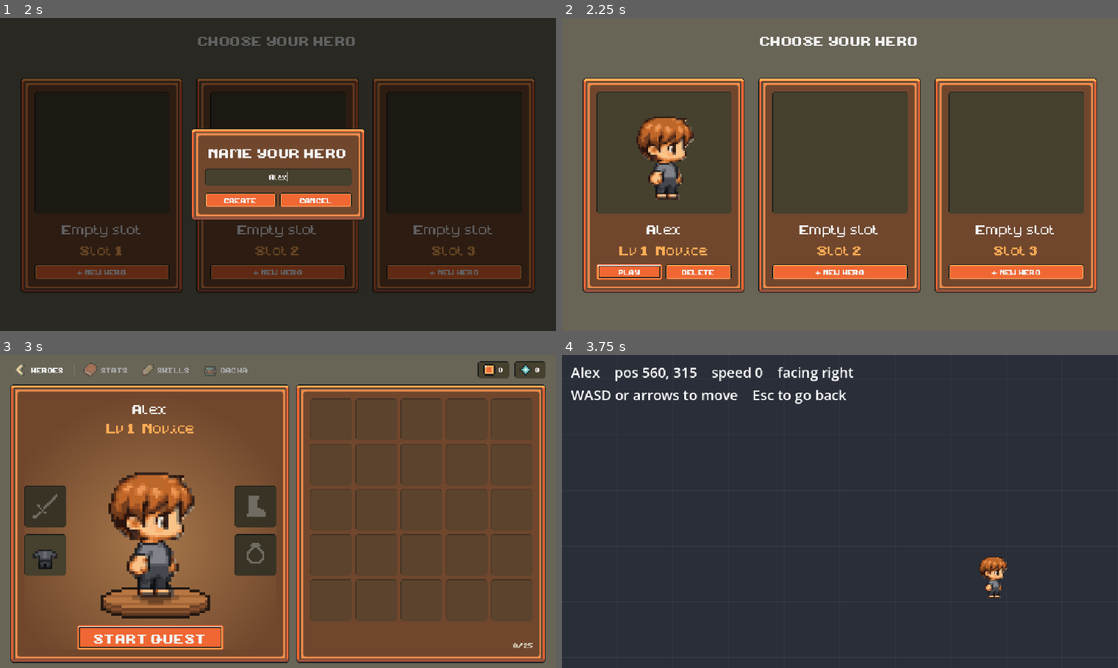
Above: before the commit, frames 1-4 (two rows, left to right).
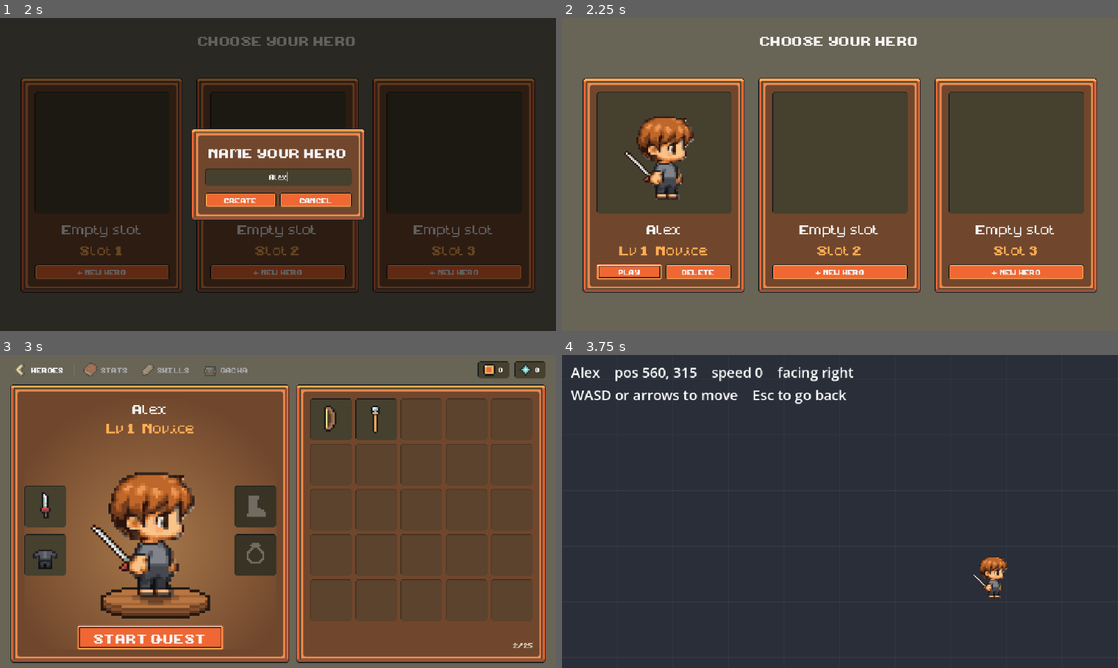
Above: after the commit, the same moments.

Repository: tthung1997/miniquest
Game: Godot game, scene res://scenes/main.tscn
Two runs of this game, one before a commit and one after it. Both use one fixed random seed, a clock stepped at 60 frames per second and the inputs below.
Inputs (mouse positions are in pixels of both pictures, inside the frame that each line leads up to):
- Up to frame 1 (2 s): click "+ NEW HERO" at 0.5 s; click (278, 177) at 1.27 s; type "Alex" at 1.35 s
- Up to frame 2 (2.25 s): click "CREATE" at 2 s
- Up to frame 3 (3 s): click "PLAY" at 2.75 s
- Up to frame 4 (3.75 s): click "START QUEST" at 3.5 s

Frame 1 is identical in both runs. In frame 2, 0.1% of the frame differs, in the area x 11-16%, y 42-53%; in frame 3, 0.7%, in the area x 5-94%, y 13-94%; in frame 4, less than 0.1%.

Commit message:
Add the Sword, Bow and Wand, held behind the hero
Every hero now starts with all three base weapons: the Sword held, the Bow and
Wand carried, so a player can find the one that suits their stats. Strength
comes purely from stat scaling (Sword STR, Bow DEX, Wand INT); no class is
favoured. The attack numbers are placeholders until enemies exist.

- WeaponData templates in resources/weapons/; WeaponItem saves only the id.
- HeroData opens the Weapon slot. Format 2 gives older heroes the starting set,
  and HeroSaves writes the upgraded hero back on load.
- PaperDoll gains a BehindBody layer, so the near fist covers the weapon grip.
- Icons are the pack's Sword2, upright Bow and a shortened MagicWand. The in-hand
  art is redrawn at hero density from the pack art at 2x, with LibreSprite
  sources beside the sheets.

Co-authored-by: Copilot App <223556219+Copilot@users.noreply.github.com>

Diff:
--- /dev/null
+++ b/resources/chibi/equipment/weapon/bow_frames.tres
@@ -0,0 +1,52 @@
+[gd_resource type="SpriteFrames" format=3]
+
+[ext_resource type="Texture2D" path="res://assets/sprites/chibi/equipment/weapon/bow_idle.png" id="1_e3exf"]
+[ext_resource type="Texture2D" path="res://assets/sprites/chibi/equipment/weapon/bow_walk.png" id="2_hojra"]
+
+[sub_resource type="AtlasTexture" id="AtlasTexture_yeaqw"]
+atlas = ExtResource("1_e3exf")
+region = Rect2(0, 0, 64, 64)
+
+[sub_resource type="AtlasTexture" id="AtlasTexture_qb7st"]
+atlas = ExtResource("2_hojra")
+region = Rect2(0, 0, 64, 64)
+
+[sub_resource type="AtlasTexture" id="AtlasTexture_0lhby"]
+atlas = ExtResource("2_hojra")
+region = Rect2(64, 0, 64, 64)
+
+[sub_resource type="AtlasTexture" id="AtlasTexture_260cp"]
+atlas = ExtResource("2_hojra")
+region = Rect2(128, 0, 64, 64)
+
+[sub_resource type="AtlasTexture" id="AtlasTexture_egu70"]
+atlas = ExtResource("2_hojra")
+region = Rect2(192, 0, 64, 64)
+
+[resource]
+animations = [{
+"frames": [{
+"duration": 1.0,
+"texture": SubResource("AtlasTexture_yeaqw")
+}],
+"loop": 1,
+"name": &"idle",
+"speed": 1.0
+}, {
+"frames": [{
+"duration": 1.0,
+"texture": SubResource("AtlasTexture_qb7st")
+}, {
+"duration": 1.0,
+"texture": SubResource("AtlasTexture_0lhby")
+}, {
+"duration": 1.0,
+"texture": SubResource("AtlasTexture_260cp")
+}, {
+"duration": 1.0,
+"texture": SubResource("AtlasTexture_egu70")
+}],
+"loop": 1,
+"name": &"walk",
+"speed": 8.0
+}]
--- /dev/null
+++ b/resources/chibi/equipment/weapon/sword_frames.tres
@@ -0,0 +1,52 @@
+[gd_resource type="SpriteFrames" format=3]
+
+[ext_resource type="Texture2D" path="res://assets/sprites/chibi/equipment/weapon/sword_idle.png" id="1_e14vj"]
+[ext_resource type="Texture2D" path="res://assets/sprites/chibi/equipment/weapon/sword_walk.png" id="2_pc555"]
+
+[sub_resource type="AtlasTexture" id="AtlasTexture_vf568"]
+atlas = ExtResource("1_e14vj")
+region = Rect2(0, 0, 64, 64)
+
+[sub_resource type="AtlasTexture" id="AtlasTexture_wutdq"]
+atlas = ExtResource("2_pc555")
+region = Rect2(0, 0, 64, 64)
+
+[sub_resource type="AtlasTexture" id="AtlasTexture_5ylft"]
+atlas = ExtResource("2_pc555")
+region = Rect2(64, 0, 64, 64)
+
+[sub_resource type="AtlasTexture" id="AtlasTexture_iudp8"]
+atlas = ExtResource("2_pc555")
+region = Rect2(128, 0, 64, 64)
+
+[sub_resource type="AtlasTexture" id="AtlasTexture_hss34"]
+atlas = ExtResource("2_pc555")
+region = Rect2(192, 0, 64, 64)
+
+[resource]
+animations = [{
+"frames": [{
+"duration": 1.0,
+"texture": SubResource("AtlasTexture_vf568")
+}],
+"loop": 1,
+"name": &"idle",
+"speed": 1.0
+}, {
+"frames": [{
+"duration": 1.0,
+"texture": SubResource("AtlasTexture_wutdq")
+}, {
+"duration": 1.0,
+"texture": SubResource("AtlasTexture_5ylft")
+}, {
+"duration": 1.0,
+"texture": SubResource("AtlasTexture_iudp8")
+}, {
+"duration": 1.0,
+"texture": SubResource("AtlasTexture_hss34")
+}],
+"loop": 1,
+"name": &"walk",
+"speed": 8.0
+}]
--- /dev/null
+++ b/resources/chibi/equipment/weapon/wand_frames.tres
@@ -0,0 +1,52 @@
+[gd_resource type="SpriteFrames" format=3]
+
+[ext_resource type="Texture2D" path="res://assets/sprites/chibi/equipment/weapon/wand_idle.png" id="1_cnpo0"]
+[ext_resource type="Texture2D" path="res://assets/sprites/chibi/equipment/weapon/wand_walk.png" id="2_lf58c"]
+
+[sub_resource type="AtlasTexture" id="AtlasTexture_km204"]
+atlas = ExtResource("1_cnpo0")
+region = Rect2(0, 0, 64, 64)
+
+[sub_resource type="AtlasTexture" id="AtlasTexture_ihp4k"]
+atlas = ExtResource("2_lf58c")
+region = Rect2(0, 0, 64, 64)
+
+[sub_resource type="AtlasTexture" id="AtlasTexture_8uyb0"]
+atlas = ExtResource("2_lf58c")
+region = Rect2(64, 0, 64, 64)
+
+[sub_resource type="AtlasTexture" id="AtlasTexture_n33h5"]
+atlas = ExtResource("2_lf58c")
+region = Rect2(128, 0, 64, 64)
+
+[sub_resource type="AtlasTexture" id="AtlasTexture_6fba7"]
+atlas = ExtResource("2_lf58c")
+region = Rect2(192, 0, 64, 64)
+
+[resource]
+animations = [{
+"frames": [{
+"duration": 1.0,
+"texture": SubResource("AtlasTexture_km204")
+}],
+"loop": 1,
+"name": &"idle",
+"speed": 1.0
+}, {
+"frames": [{
+"duration": 1.0,
+"texture": SubResource("AtlasTexture_ihp4k")
+}, {
+"duration": 1.0,
+"texture": SubResource("AtlasTexture_8uyb0")
+}, {
+"duration": 1.0,
+"texture": SubResource("AtlasTexture_n33h5")
+}, {
+"duration": 1.0,
+"texture": SubResource("AtlasTexture_6fba7")
+}],
+"loop": 1,
+"name": &"walk",
+"speed": 8.0
+}]
--- /dev/null
+++ b/resources/weapons/bow.tres
@@ -0,0 +1,19 @@
+[gd_resource type="Resource" script_class="WeaponData" format=3]
+
+[ext_resource type="Script" path="res://scripts/equipment/weapon_data.gd" id="1_data"]
+[ext_resource type="Texture2D" path="res://assets/sprites/chibi/equipment/weapon/bow_icon.png" id="2_icon"]
+[ext_resource type="SpriteFrames" path="res://resources/chibi/equipment/weapon/bow_frames.tres" id="3_frames"]
+
+[resource]
+script = ExtResource("1_data")
+id = &"bow"
+display_name = "Bow"
+icon = ExtResource("2_icon")
+frames = ExtResource("3_frames")
+attack_style = 1
+base_damage = 3.0
+scaling = Dictionary[StringName, float]({
+&"dexterity": 0.5
+})
+attack_interval = 0.9
+attack_range = 160.0
--- /dev/null
+++ b/resources/weapons/sword.tres
@@ -0,0 +1,18 @@
+[gd_resource type="Resource" script_class="WeaponData" format=3]
+
+[ext_resource type="Script" path="res://scripts/equipment/weapon_data.gd" id="1_data"]
+[ext_resource type="Texture2D" path="res://assets/sprites/chibi/equipment/weapon/sword_icon.png" id="2_icon"]
+[ext_resource type="SpriteFrames" path="res://resources/chibi/equipment/weapon/sword_frames.tres" id="3_frames"]
+
+[resource]
+script = ExtResource("1_data")
+id = &"sword"
+display_name = "Sword"
+icon = ExtResource("2_icon")
+frames = ExtResource("3_frames")
+base_damage = 4.0
+scaling = Dictionary[StringName, float]({
+&"strength": 0.5
+})
+attack_interval = 0.8
+attack_range = 28.0
--- /dev/null
+++ b/resources/weapons/wand.tres
@@ -0,0 +1,19 @@
+[gd_resource type="Resource" script_class="WeaponData" format=3]
+
+[ext_resource type="Script" path="res://scripts/equipment/weapon_data.gd" id="1_data"]
+[ext_resource type="Texture2D" path="res://assets/sprites/chibi/equipment/weapon/wand_icon.png" id="2_icon"]
+[ext_resource type="SpriteFrames" path="res://resources/chibi/equipment/weapon/wand_frames.tres" id="3_frames"]
+
+[resource]
+script = ExtResource("1_data")
+id = &"wand"
+display_name = "Wand"
+icon = ExtResource("2_icon")
+frames = ExtResource("3_frames")
+attack_style = 1
+base_damage = 3.0
+scaling = Dictionary[StringName, float]({
+&"intelligence": 0.5
+})
+attack_interval = 1.0
+attack_range = 140.0
--- a/scenes/paper_doll.tscn
+++ b/scenes/paper_doll.tscn
@@ -5,6 +5,11 @@
 
 [node name="PaperDoll" type="Node2D"]
 script = ExtResource("1_doll")
+
+[node name="BehindBody" type="Node2D" parent="."]
+
+[node name="Weapon" type="AnimatedSprite2D" parent="BehindBody"]
+offset = Vector2(0, -24)
 
 [node name="Body" type="AnimatedSprite2D" parent="."]
 sprite_frames = ExtResource("2_body")
--- /dev/null
+++ b/scripts/equipment/weapon_data.gd
@@ -0,0 +1,46 @@
+class_name WeaponData
+extends Resource
+## One weapon template. Instances live in resources/weapons/, one file per
+## weapon, named after its id.
+##
+## A weapon's strength comes only from the stats it scales off (DESIGN.md
+## section 5.3): a sword draws on STR, so it hits hardest for whoever has the
+## most STR. No class is favoured or forbidden.
+##
+## The numbers are placeholders. Like design/skills.json they cannot be
+## balanced until enemies exist.
+
+enum AttackStyle { MELEE, PROJECTILE }
+
+const DIRECTORY: String = "res://resources/weapons"
+
+@export var id: StringName = &""
+@export var display_name: String = ""
+## 16x16 inventory icon.
+@export var icon: Texture2D
+## The in-hand layer drawn behind the hero's body, built from the weapon's
+## sheets by tools/build_sprite_frames.gd.
+@export var frames: SpriteFrames
+
+@export_group("Attack")
+@export var attack_style: AttackStyle = AttackStyle.MELEE
+@export_range(0.0, 100.0, 0.5) var base_damage: float = 0.0
+## Damage added per point of each stat, keyed by HeroData stat property name,
+## such as &"strength".
+@export var scaling: Dictionary[StringName, float] = {}
+## Seconds between auto-attacks.
+@export_range(0.1, 5.0, 0.05, "suffix:s") var attack_interval: float = 1.0
+## How far away a target can be and still be attacked.
+@export_range(8.0, 400.0, 1.0, "suffix:px") var attack_range: float = 32.0
+
+
+## The weapon with `weapon_id`, or null with an error if there is none.
+static func find(weapon_id: StringName) -> WeaponData:
+	var path: String = DIRECTORY.path_join("%s.tres" % weapon_id)
+	if not ResourceLoader.exists(path):
+		push_error("WeaponData: no weapon '%s' at %s." % [weapon_id, path])
+		return null
+	var data: WeaponData = load(path) as WeaponData
+	if data == null:
+		push_error("WeaponData: %s is not a WeaponData." % path)
+	return data
--- /dev/null
+++ b/scripts/equipment/weapon_item.gd
@@ -0,0 +1,50 @@
+class_name WeaponItem
+extends EquipmentItem
+## One Weapon item: which weapon template it is.
+##
+## Saves store only the template id, so a weapon's name, art and numbers can
+## change in its WeaponData without touching any save.
+
+@export var weapon_id: StringName = &""
+
+var _data: WeaponData = null
+
+
+## A new item of the weapon `weapon_id`, or null with an error if no such
+## weapon exists.
+static func create(weapon_id: StringName) -> WeaponItem:
+	if WeaponData.find(weapon_id) == null:
+		return null
+	var item: WeaponItem = WeaponItem.new()
+	item.weapon_id = weapon_id
+	return item
+
+
+## This item's template, or null with an error if it no longer exists.
+func data() -> WeaponData:
+	if _data == null or _data.id != weapon_id:
+		_data = WeaponData.find(weapon_id)
+	return _data
+
+
+func get_slot() -> EquipmentItem.Slot:
+	return EquipmentItem.Slot.WEAPON
+
+
+func get_display_name() -> String:
+	var weapon: WeaponData = data()
+	return weapon.display_name if weapon != null else String(weapon_id).capitalize()
+
+
+func get_icon_layers() -> Array[Texture2D]:
+	var layers: Array[Texture2D] = []
+	var weapon: WeaponData = data()
+	if weapon != null and weapon.icon != null:
+		layers.append(weapon.icon)
+	return layers
+
+
+## The in-hand frames to draw, or null when the template has none.
+func frames() -> SpriteFrames:
+	var weapon: WeaponData = data()
+	return weapon.frames if weapon != null else null
--- a/scripts/hero.gd
+++ b/scripts/hero.gd
@@ -21,20 +21,24 @@
 @export_range(0.3, 1.0, 0.05) var vertical_ratio: float = 0.6
 
 @export_group("Appearance")
-## What the hero wears until apply() dresses it from a saved hero.
+## What the hero wears and holds until apply() dresses it from a saved hero.
 @export var armour: ArmourItem
+@export var weapon: WeaponItem
 
 @onready var _doll: PaperDoll = $PaperDoll
 
 
 func _ready() -> void:
 	_doll.wear_armour(armour)
+	_doll.wield(weapon)
 
 
 ## Dress this hero as `data`.
 func apply(data: HeroData) -> void:
 	armour = data.armour
+	weapon = data.weapon
 	_doll.wear_armour(armour)
+	_doll.wield(weapon)
 
 
 func _physics_process(delta: float) -> void:
--- a/scripts/heroes/hero_data.gd
+++ b/scripts/heroes/hero_data.gd
@@ -6,8 +6,13 @@
 ## not. Saved and loaded by HeroSaves.
 
 ## Bumped whenever a saved field changes meaning, so a loader can migrate.
-const FORMAT_VERSION: int = 1
+## 2: heroes carry weapons; older heroes are given the starting set by upgrade().
+const FORMAT_VERSION: int = 2
 const STARTING_CLASS: StringName = &"novice"
+## Every hero starts with every base weapon so they can find the one that suits
+## their stats: this one held, the rest carried.
+const STARTING_WEAPON: StringName = &"sword"
+const STARTING_SPARE_WEAPONS: Array[StringName] = [&"bow", &"wand"]
 ## Every stat's value at level 1 (design/classes.json, starting_stats).
 const STARTING_STAT: int = 5
 const NAME_MAX_LENGTH: int = 12
@@ -32,6 +37,7 @@
 @export var unspent_points: int = 0
 
 @export_group("Equipment")
+@export var weapon: WeaponItem
 @export var armour: ArmourItem
 ## Items carried but not worn, at most INVENTORY_SIZE. Kept packed: an item
 ## leaving the inventory closes its gap, and a new one goes on the end.
@@ -39,7 +45,8 @@
 
 
 ## A new level 1 Novice called `raw_name`, wearing freshly rolled Novice
-## armour. Returns null with an error if the name is empty once cleaned.
+## armour and holding the starting weapon, with the spare weapons carried.
+## Returns null with an error if the name is empty once cleaned.
 static func create(raw_name: String) -> HeroData:
 	var cleaned: String = clean_name(raw_name)
 	if cleaned.is_empty():
@@ -57,6 +64,8 @@
 	hero.armour = ArmourItem.roll(starting_class.armour_pool)
 	if hero.armour == null:
 		return null
+	if not hero._give_starting_weapons():
+		return null
 	return hero
 
 
@@ -66,10 +75,10 @@
 	return " ".join(words).left(NAME_MAX_LENGTH).strip_edges()
 
 
-## Whether a hero can wear anything in `slot` yet. Only Armour items exist so
-## far; the other slots open as their items are designed.
+## Whether a hero can wear anything in `slot` yet. The other slots open as
+## their items are designed.
 static func supports_slot(slot: EquipmentItem.Slot) -> bool:
-	return slot == EquipmentItem.Slot.ARMOUR
+	return slot == EquipmentItem.Slot.WEAPON or slot == EquipmentItem.Slot.ARMOUR
 
 
 static func _describe(item: EquipmentItem) -> String:
@@ -78,11 +87,25 @@
 
 func class_data() -> ClassData:
 	return ClassData.find(class_id)
+
+
+## Bring a hero saved by an older version up to FORMAT_VERSION. Returns whether
+## anything changed, so the caller knows to save the upgraded hero.
+func upgrade() -> bool:
+	if format_version >= FORMAT_VERSION:
+		return false
+	if format_version < 2:
+		_give_starting_weapons()
+	format_version = FORMAT_VERSION
+	emit_changed()
+	return true
 
 
 ## The item worn in `slot`, or null when it is empty.
 func equipped(slot: EquipmentItem.Slot) -> EquipmentItem:
 	match slot:
+		EquipmentItem.Slot.WEAPON:
+			return weapon
 		EquipmentItem.Slot.ARMOUR:
 			return armour
 	return null
@@ -150,6 +173,12 @@
 
 func _set_equipped(slot: EquipmentItem.Slot, item: EquipmentItem) -> bool:
 	match slot:
+		EquipmentItem.Slot.WEAPON:
+			if item != null and item is not WeaponItem:
+				push_error("HeroData: %s does not fit the Weapon slot." % _describe(item))
+				return false
+			weapon = item
+			return true
 		EquipmentItem.Slot.ARMOUR:
 			if item != null and item is not ArmourItem:
 				push_error("HeroData: %s does not fit the Armour slot." % _describe(item))
@@ -158,3 +187,35 @@
 			return true
 	push_error("HeroData: the %s slot is not supported yet." % EquipmentItem.slot_name(slot))
 	return false
+
+
+## Hold the starting weapon if the hand is empty, and carry each spare weapon
+## the hero does not already have. A spare with no room is skipped with a
+## warning rather than lost silently. Fails if a weapon template is missing.
+func _give_starting_weapons() -> bool:
+	var owned: Array[StringName] = []
+	if weapon != null:
+		owned.append(weapon.weapon_id)
+	for item: EquipmentItem in inventory:
+		if item is WeaponItem:
+			var carried: WeaponItem = item
+			owned.append(carried.weapon_id)
+
+	if weapon == null and not owned.has(STARTING_WEAPON):
+		weapon = WeaponItem.create(STARTING_WEAPON)
+		if weapon == null:
+			return false
+		owned.append(STARTING_WEAPON)
+
+	for weapon_id: StringName in STARTING_SPARE_WEAPONS:
+		if owned.has(weapon_id):
+			continue
+		if is_inventory_full():
+			push_warning("HeroData: no room to carry a starting %s." % weapon_id)
+			continue
+		var spare: WeaponItem = WeaponItem.create(weapon_id)
+		if spare == null:
+			return false
+		inventory.append(spare)
+		owned.append(weapon_id)
+	return true
--- a/scripts/heroes/hero_saves.gd
+++ b/scripts/heroes/hero_saves.gd
@@ -22,7 +22,8 @@
 
 
 ## The hero in `slot`, or null if the slot is empty. A slot whose file exists
-## but cannot be read as a hero is an error, not an empty slot.
+## but cannot be read as a hero is an error, not an empty slot. A hero saved by
+## an older version is upgraded and written back, so it upgrades only once.
 static func load_hero(slot: int) -> HeroData:
 	if not has_hero(slot):
 		return null
@@ -35,7 +36,10 @@
 	if loaded is not HeroData:
 		push_error("HeroSaves: %s is not a readable hero." % path)
 		return null
-	return loaded as HeroData
+	var hero: HeroData = loaded
+	if hero.upgrade():
+		save_hero(slot, hero)
+	return hero
 
 
 static func save_hero(slot: int, hero: HeroData) -> Error:
--- a/scripts/paper_doll.gd
+++ b/scripts/paper_doll.gd
@@ -5,8 +5,10 @@
 ## The art is drawn in side view facing right; facing left flips every layer.
 ## Only the body plays its animation. Each equipment layer copies the body's
 ## clip and frame index, so no layer can drift out of step with the pose
-## beneath it. Has no input or physics of its own, so it can be shown anywhere
-## a hero needs to be seen, from the arena to a menu portrait.
+## beneath it. Layers under BehindBody are drawn beneath the body: a weapon
+## sits there so the near fist covers its grip. Has no input or physics of its
+## own, so it can be shown anywhere a hero needs to be seen, from the arena to
+## a menu portrait.
 
 const IDLE_CLIP: StringName = &"idle"
 const WALK_CLIP: StringName = &"walk"
@@ -14,9 +16,12 @@
 var _facing_right: bool = true
 var _layers: Array[AnimatedSprite2D] = []
 var _armour: ArmourItem = null
+var _weapon: WeaponItem = null
 
 @onready var _body: AnimatedSprite2D = $Body
+@onready var _behind_body: Node2D = $BehindBody
 @onready var _equipment: Node2D = $Equipment
+@onready var _weapon_layer: AnimatedSprite2D = $BehindBody/Weapon
 @onready var _hat: AnimatedSprite2D = $Equipment/Hat
 @onready var _shirt: AnimatedSprite2D = $Equipment/Shirt
 @onready var _pants: AnimatedSprite2D = $Equipment/Pants
@@ -31,8 +36,8 @@
 	# which lags by a frame whenever tree order puts the doll first.
 	_body.frame_changed.connect(_sync_layers)
 	_body.animation_changed.connect(_sync_layers)
-	if _armour != null:
-		_apply_armour()
+	_apply_armour()
+	_apply_weapon()
 	_sync_layers()
 
 
@@ -42,6 +47,14 @@
 	_armour = item
 	if is_node_ready():
 		_apply_armour()
+		_sync_layers()
+
+
+## Hold `item`, or empty the hand when null. Safe to call before ready.
+func wield(item: WeaponItem) -> void:
+	_weapon = item
+	if is_node_ready():
+		_apply_weapon()
 		_sync_layers()
 
 
@@ -64,17 +77,18 @@
 	return _facing_right
 
 
-## Equipment layers are whatever AnimatedSprite2D nodes sit under Equipment, so
-## a slot can be added in the editor without touching this script.
+## Equipment layers are whatever AnimatedSprite2D nodes sit under BehindBody or
+## Equipment, so a slot can be added in the editor without touching this script.
 func _collect_layers() -> void:
 	_layers.clear()
-	for child: Node in _equipment.get_children():
-		if child is AnimatedSprite2D:
-			var layer: AnimatedSprite2D = child as AnimatedSprite2D
-			# Layers must not run their own clock, or they drift against the body.
-			layer.stop()
-			layer.flip_h = not _facing_right
-			_layers.append(layer)
+	for group: Node2D in [_behind_body, _equipment]:
+		for child: Node in group.get_children():
+			if child is AnimatedSprite2D:
+				var layer: AnimatedSprite2D = child
+				# Layers must not run their own clock, or they drift against the body.
+				layer.stop()
+				layer.flip_h = not _facing_right
+				_layers.append(layer)
 
 
 func _apply_armour() -> void:
@@ -86,6 +100,10 @@
 	_hat.sprite_frames = _armour.frames_for(ArmourItem.Piece.HAT)
 	_shirt.sprite_frames = _armour.frames_for(ArmourItem.Piece.SHIRT)
 	_pants.sprite_frames = _armour.frames_for(ArmourItem.Piece.PANTS)
+
+
+func _apply_weapon() -> void:
+	_weapon_layer.sprite_frames = _weapon.frames() if _weapon != null else null
 
 
 func _sync_layers() -> void:
--- a/scripts/ui/hero_slot_card.gd
+++ b/scripts/ui/hero_slot_card.gd
@@ -44,6 +44,7 @@
 	_name_label.text = hero.hero_name
 	_info_label.text = "Lv %d  %s" % [hero.level, class_name_text]
 	_doll.wear_armour(hero.armour)
+	_doll.wield(hero.weapon)
 	_show_state(true, true, false)
 
 
--- a/scripts/ui/hub.gd
+++ b/scripts/ui/hub.gd
@@ -121,6 +121,7 @@
 		_gold_label.text = "--"
 		_exp_label.text = "--"
 		_doll.wear_armour(null)
+		_doll.wield(null)
 		return
 
 	var hero_class: ClassData = _hero.class_data()
@@ -132,6 +133,7 @@
 	_gold_label.text = str(_hero.gold)
 	_exp_label.text = str(_hero.experience)
 	_doll.wear_armour(_hero.armour)
+	_doll.wield(_hero.weapon)
 
 
 func _refresh_items() -> void:
Binary file added: assets/sprites/chibi/equipment/weapon/bow.ase
Binary file added: assets/sprites/chibi/equipment/weapon/bow_icon.ase
Binary file added: assets/sprites/chibi/equipment/weapon/bow_icon.png
Not shown, added: assets/sprites/chibi/equipment/weapon/bow_icon.png.import
Binary file added: assets/sprites/chibi/equipment/weapon/bow_idle.png
Not shown, added: assets/sprites/chibi/equipment/weapon/bow_idle.png.import
Binary file added: assets/sprites/chibi/equipment/weapon/bow_walk.png
Not shown, added: assets/sprites/chibi/equipment/weapon/bow_walk.png.import
Binary file added: assets/sprites/chibi/equipment/weapon/sword.ase
Binary file added: assets/sprites/chibi/equipment/weapon/sword_icon.ase
Binary file added: assets/sprites/chibi/equipment/weapon/sword_icon.png
Not shown, added: assets/sprites/chibi/equipment/weapon/sword_icon.png.import
(and 16 more such lines)
